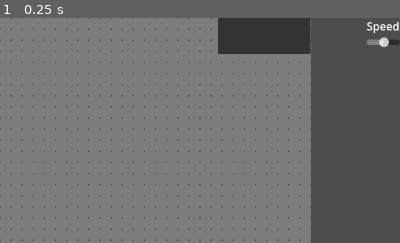
Above: before the commit, frame 1.
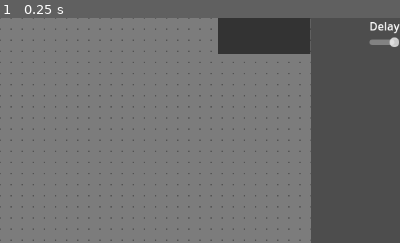
Above: after the commit, the same moment.

Repository: JarWarren/Ant
Game: Godot game, scene res://tile_map.tscn
Same seed, same stepped clock (60 frames per second), same inputs: the game is played once before the commit and once after it.
Inputs:
- Up to frame 1 (0.25 s): no input
The pictures show only the part of the screen within x 50-100%, y 0-50%; the shares and areas given below are measured in that part.

The runs differ from the first frame. In frame 1, 0.4% of the frame differs, in the area x 91-100%, y 1-13%.

Commit message:
delay slider

Diff:
--- a/project.godot
+++ b/project.godot
@@ -10,7 +10,7 @@
 
 [application]
 
-config/name="Ant"
+config/name="Langton's Ant"
 run/main_scene="res://tile_map.tscn"
 config/icon="res://icon.png"
 config/features=PackedStringArray("4.0", "Vulkan Mobile")
--- a/tile_map.gd
+++ b/tile_map.gd
@@ -15,7 +15,7 @@
 @onready var brushes: ItemList = $CanvasLayer/ItemList
 @onready var rotation_texture = $CanvasLayer/TextureRect
 @onready var simulate_checkbox = $CanvasLayer/CheckBox
-@onready var speed_slider = $CanvasLayer/HBoxContainer/VBoxContainer/HSlider
+@onready var delay_slider = $CanvasLayer/HBoxContainer/VBoxContainer/HSlider
 
 var ants = []
 var brush = BRUSH.ANT
@@ -24,10 +24,10 @@
 var is_simulating = false
 var population = 0
 var rotations = []
-var time = 0
+var delay = 0
 
 func _ready():
-	# time = speed_slider.value
+	delay = delay_slider.value
 	brushes.select(brush)
 	for row in range(HEIGHT):
 		for column in range(WIDTH):
@@ -69,13 +69,13 @@
 	if Input.is_action_just_pressed("reset"):
 		_reset_board()
 	if is_simulating:
-		# time -= 1
-		# if time <= 0:
-			# time = speed_slider.value
-		for i in range(ants.size() - 1):
-			_move_ant(i)
-		if ants.size() == 1:
-			_move_ant(0)
+		delay -= 1
+		if delay <= 0:
+			delay = delay_slider.value
+			for i in range(ants.size() - 1):
+				_move_ant(i)
+			if ants.size() == 1:
+				_move_ant(0)
 
 
 func _move_ant(index: int):
--- a/tile_map.tscn
+++ b/tile_map.tscn
@@ -115,10 +115,10 @@
 offset_right = 1024.0
 offset_bottom = 46.0
 
-[node name="SpeedLabel" type="Label" parent="CanvasLayer/HBoxContainer/VBoxContainer"]
+[node name="DelayLabel" type="Label" parent="CanvasLayer/HBoxContainer/VBoxContainer"]
 offset_right = 120.0
 offset_bottom = 26.0
-text = "Speed"
+text = "Delay"
 horizontal_alignment = 1
 
 [node name="HSlider" type="HSlider" parent="CanvasLayer/HBoxContainer/VBoxContainer"]
@@ -126,5 +126,6 @@
 offset_top = 30.0
 offset_right = 120.0
 offset_bottom = 46.0
-min_value = 10.0
+min_value = 1.0
+max_value = 60.0
 value = 60.0
